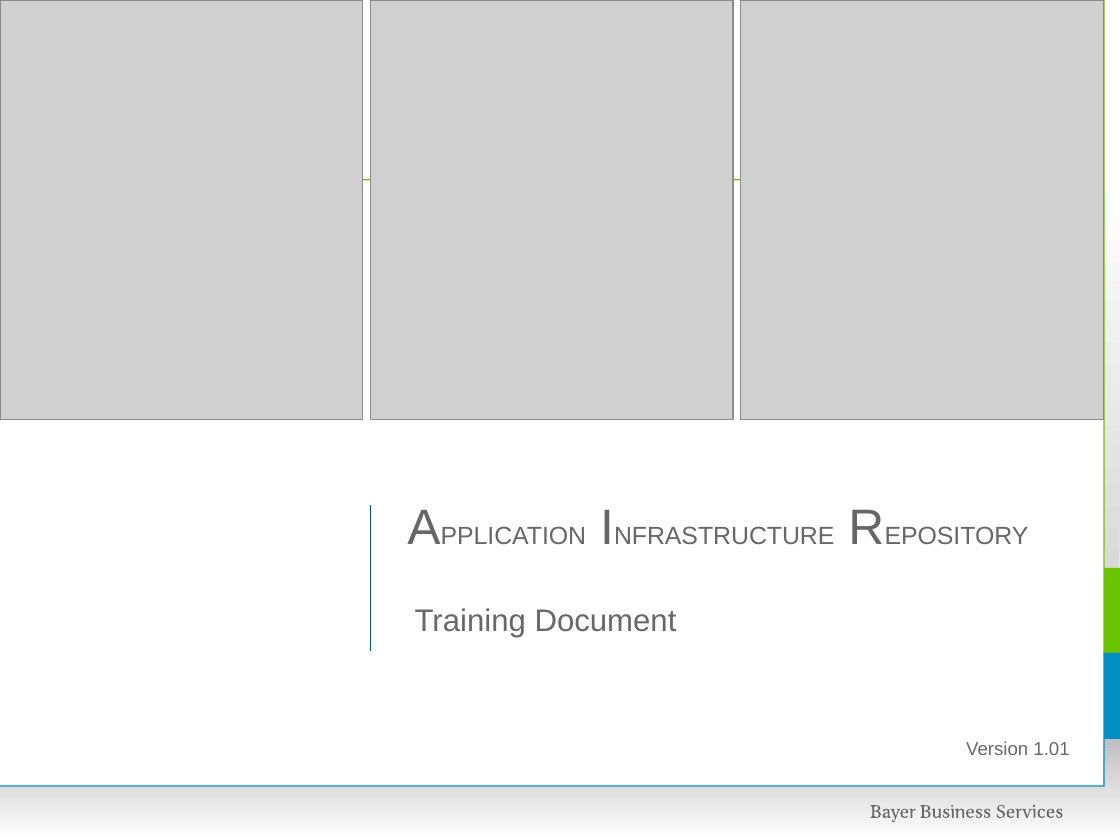
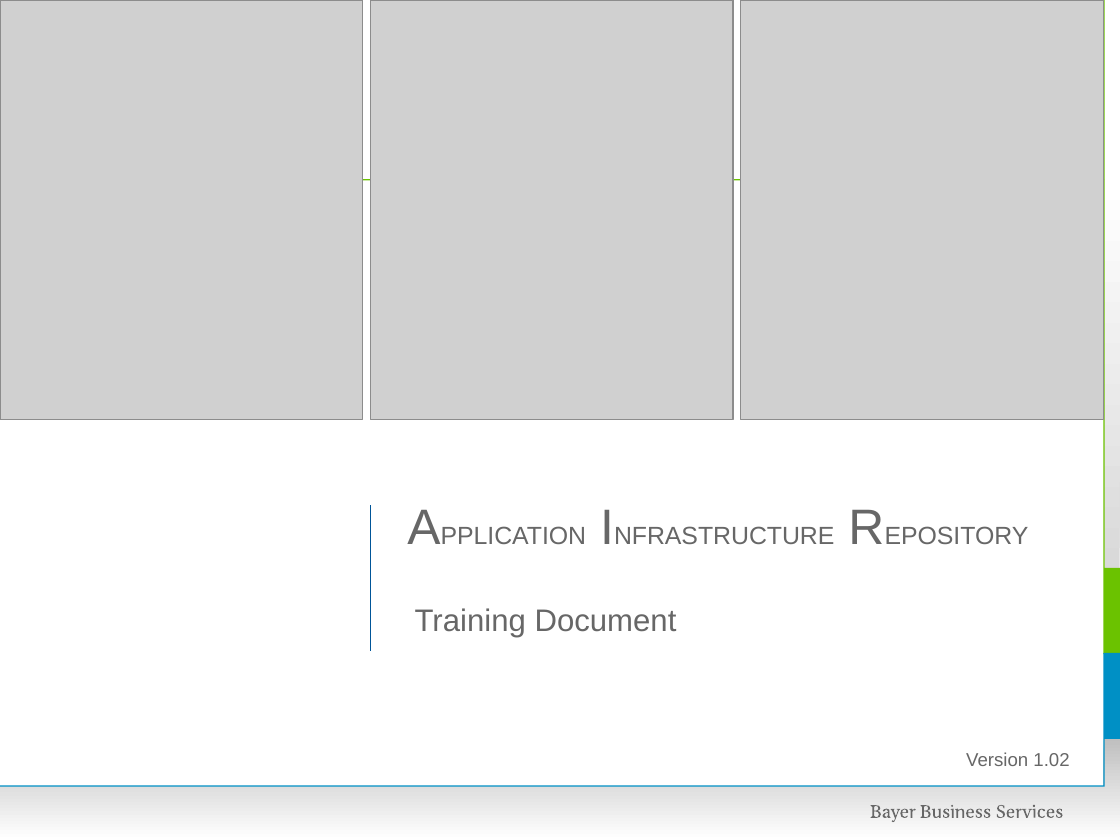
Before and after one commit to kavitamohite/AIR, a slide deck: slide 1 of AIR_2.00/WebRoot/doc/TrainingManual.pptx. Drawn at 1120x840 pixels with LibreOffice and Linux fonts; fonts in the diff are those of the drawing; grey boxes stand for pictures; background and template pictures are left out. Boxes give left, top, right and bottom in pixels: in the first picture for what was removed or moved away, otherwise in the second. Text is boxed around its words. In the diff, an @@ line names an element or a change of style, - is before the commit and + after.

```diff
--- a/AIR_2.00/WebRoot/doc/TrainingManual.pptx
+++ b/AIR_2.00/WebRoot/doc/TrainingManual.pptx
@@ text at bbox=[966, 752, 1069, 766]: text changed @@
-Version 1.01
+Version 1.02
```
Also in this commit, not shown: 29 other slides changed, 9 slides added, 6 other files.
